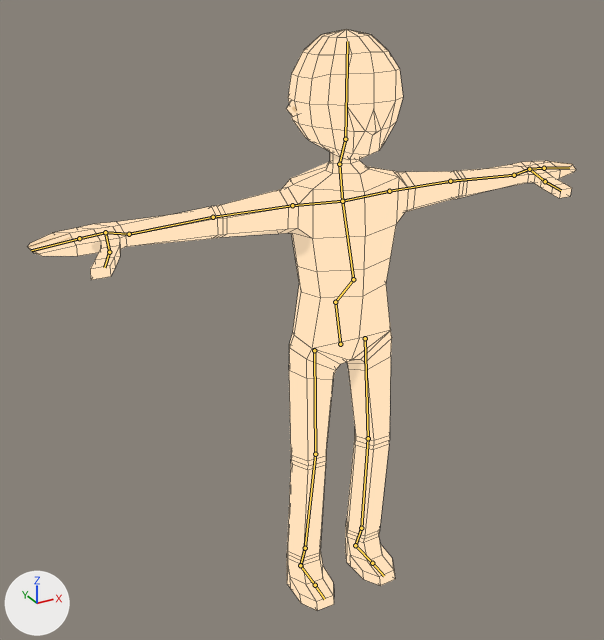
A saved change to the Blender file Models/BaseCharacter.blend.
Both versions are drawn from a 50 mm lens placed at (-2.32, -3.77, 3.74), pointed at (-0.24, 0.01, 1.85). Lighting does not change. The marker at lower left points along +X, +Y and +Z. The bones that bend it are drawn over the model as lines. Mesh edges are drawn as thin lines.

In view in the first picture: 'Body'.
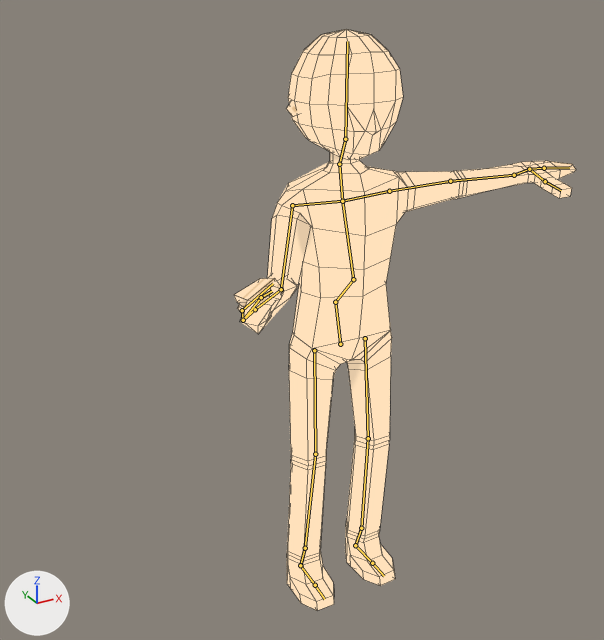
The newer file adds an action. The first version stands in its rest pose; the second is drawn at frame 3 of the action 'sword_right_hand_slash2'.

The edits, one by one:
Bone 'Wrist R' (bone_wrist_r) turns from (0, 0, 0) to (-12, 64, -18) degrees about its own x, y and z.
Bone 'Palm R' (bone_palm_r) turns from (0, 0, 0) to (-35, -4, -1) degrees about its own x, y and z.
Bone 'Fingers R' (bone_fingers_r) turns from (0, 0, 0) to (-108, -10, 9) degrees about its own x, y and z.
Bone 'Thumb R' (bone_thumb_r) turns from (0, 0, 0) to (13, 28, -78) degrees about its own x, y and z.
Bone 'Thumb 2 R' (bone_thumb_2_r) turns from (0, 0, 0) to (42, 28, -10) degrees about its own x, y and z.
Bone 'IK Hand R' (bone_ik_hand_r) moves from (0.0, 0.0, 0.0) to (0.441, -0.444, -0.314).
Bone 'IK Elbow R' (bone_ik_elbow_r) moves from (0.0, 0.0, 0.0) to (2.183, 0.542, 4.67).

Where the change shows, as pixel boxes (x1, y1, x2, y2) in the pictures (604 x 640 px):
'Body', posed (38% narrower)
    before: (28, 29, 576, 610)
    after: (234, 29, 576, 610)
bone 'Wrist R', root to tip
    before: (129, 234) to (105, 232)
    after: (255, 309) to (243, 320)
bone 'Palm R', root to tip
    before: (105, 232) to (79, 238)
    after: (243, 320) to (242, 310)
bone 'Fingers R', root to tip
    before: (79, 238) to (31, 250)
    after: (242, 310) to (273, 283)
bone 'Thumb R', root to tip
    before: (105, 232) to (109, 252)
    after: (243, 320) to (261, 297)
bone 'Thumb 2 R', root to tip
    before: (109, 252) to (104, 267)
    after: (261, 297) to (272, 291)
